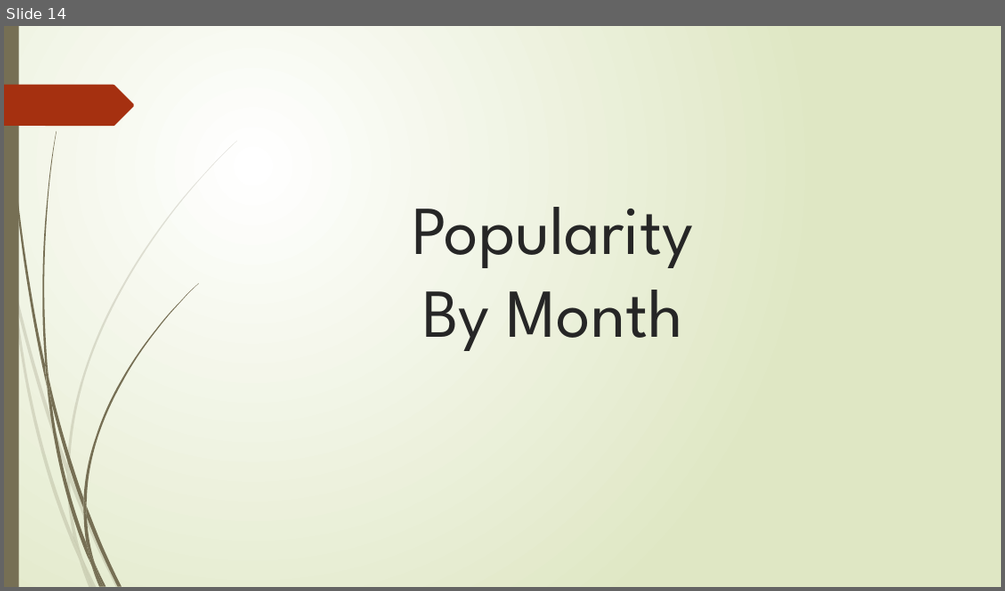
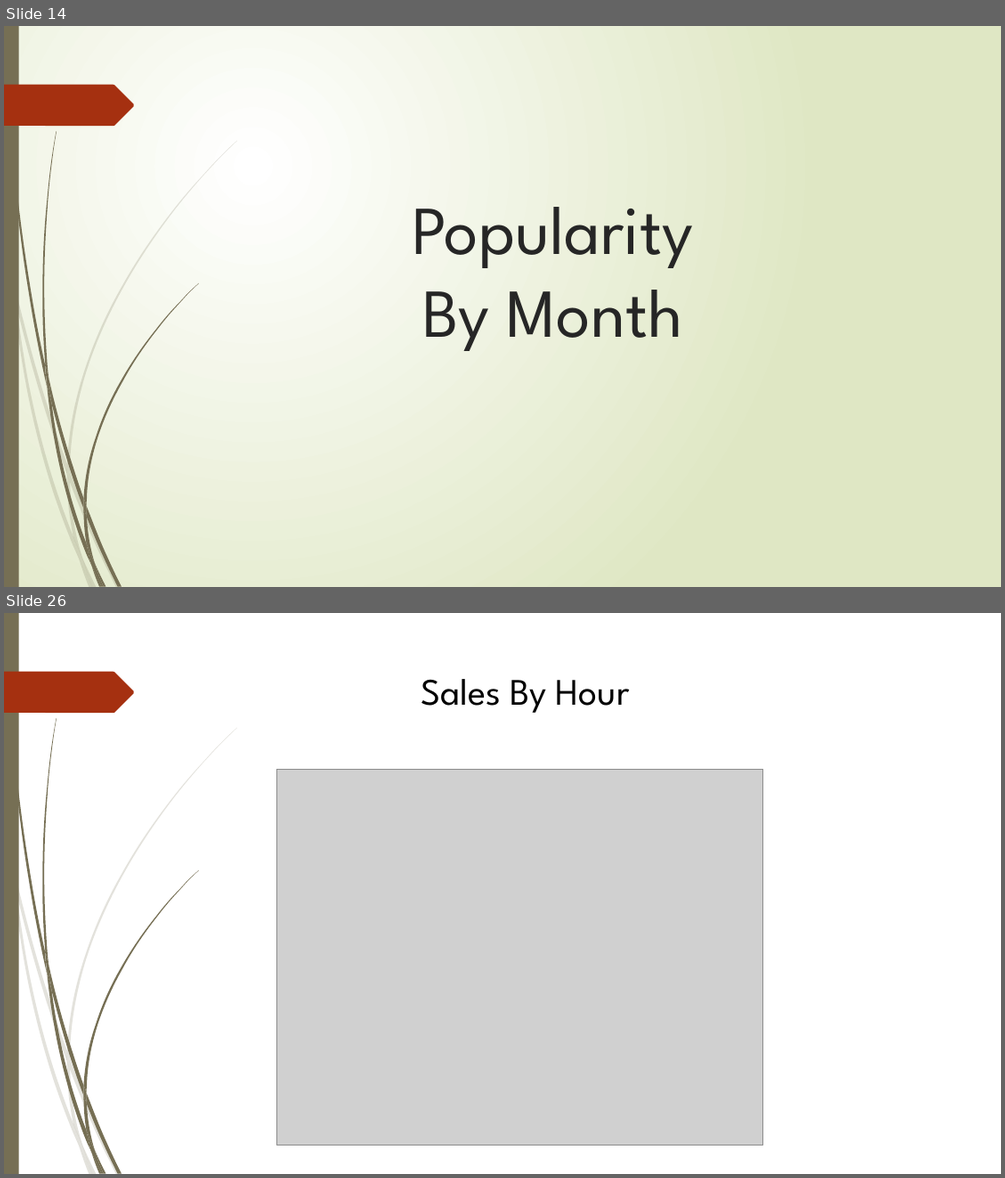
Before and after one commit to jnesteruck/rev-proj2, a slide deck: analysis-phase/Project_2.pptx. Shown one above the other, each under a label of ours: slide 14 before the commit, slides 14 and 26 after it; the slides between them are not shown. The pictures are 1005x591 and 1005x1178 pixels, drawn with LibreOffice and Linux fonts; fonts in the diff are those of the drawing; grey boxes stand for pictures. Boxes give left, top, right and bottom in pixels: in the first picture for what was removed or moved away, otherwise in the second. Text is boxed around its words. In the diff, an @@ line names an element or a change of style, - is before the commit and + after.

```diff
--- a/analysis-phase/Project_2.pptx
+++ b/analysis-phase/Project_2.pptx
@@ slide 26 added at [4, 613, 1001, 1174], background #FFFFFF; not listed: 24 template elements that a slide beside it also shows @@
@@ title added at [421, 679, 630, 713], 36 pt, text #000000 @@
+Sales By Hour
@@ picture added at [277, 770, 763, 1145] @@
```
Also in this commit, not shown: 5 slides changed, 6 other slides added.
